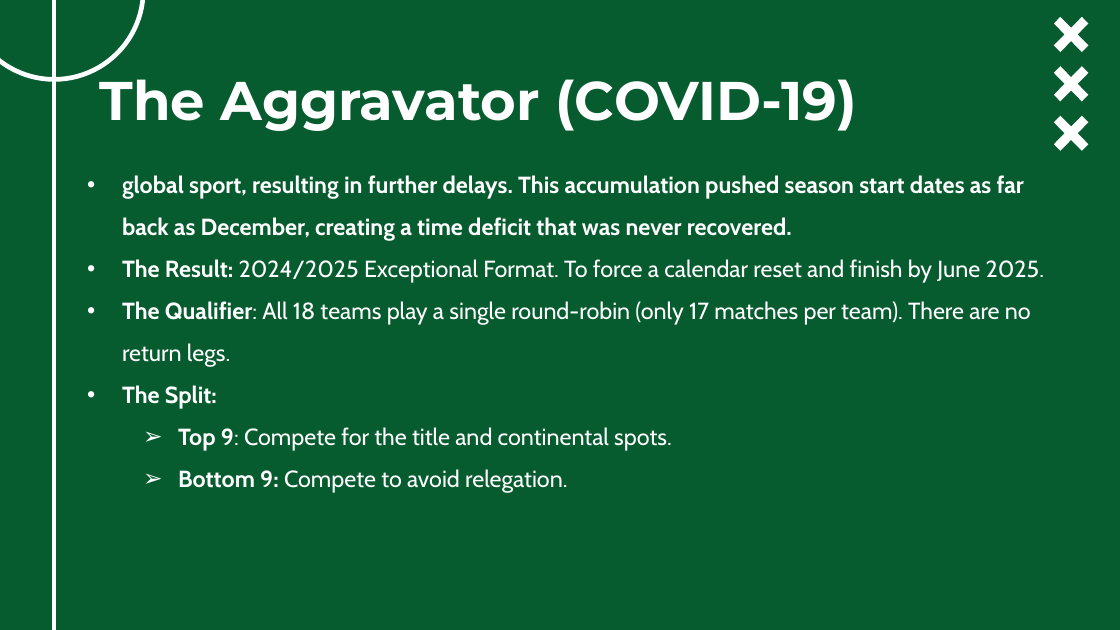
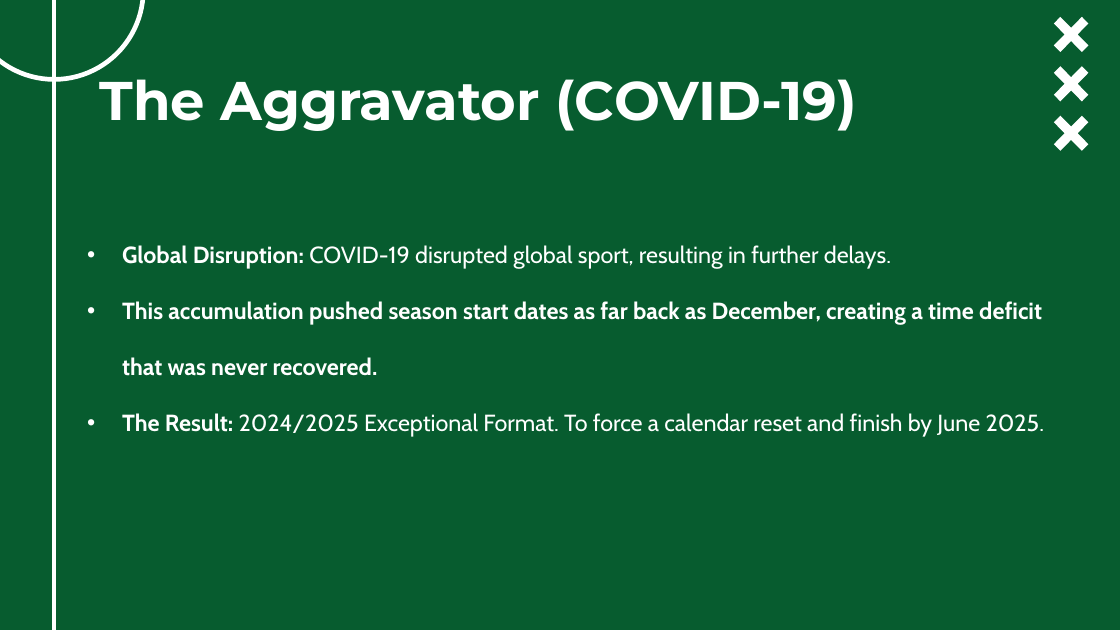
Before and after one commit to ghassanelgendy/egyptian-premier-league-schedule-optimizer, a slide deck: slide 4 of Documentations/presentation V1.pptx. Drawn at 1120x630 pixels with LibreOffice and Linux fonts; fonts in the diff are those of the drawing; background and template pictures are left out. Boxes give left, top, right and bottom in pixels: in the first picture for what was removed or moved away, otherwise in the second. Text is boxed around its words. In the diff, an @@ line names an element or a change of style, - is before the commit and + after.

```diff
--- a/Documentations/presentation V1.pptx
+++ b/Documentations/presentation V1.pptx
@@ subtitle "Global Disruption: COVID-19 disrupted global ...": place and size @@
-subtitle "Global Disruption: COVID-19 disrupted global ..." at [122, 175, 1044, 493]
+subtitle "Global Disruption: COVID-19 disrupted global ..." at [122, 245, 1044, 437]
@@ subtitle at [122, 245, 1042, 376]: text changed @@
-• global sport, resulting in further delays. This accumulation pushed season start dates as far back as December, creating a time deficit that was never recovered.
+• Global Disruption: COVID-19 disrupted global sport, resulting in further delays.
+• This accumulation pushed season start dates as far back as December, creating a time deficit that was never recovered.
@@ subtitle at [122, 301, 1031, 493]: paragraphs removed @@
-• The Qualifier: All 18 teams play a single round-robin (only 17 matches per team). There are no return legs.
-• The Split:
-  ➢ Top 9: Compete for the title and continental spots.
-  ➢ Bottom 9: Compete to avoid relegation.
@@ subtitle at [122, 413, 1044, 437]: line spacing 1.5 to 2 @@
```
Also in this commit, not shown: 1 slide added.
